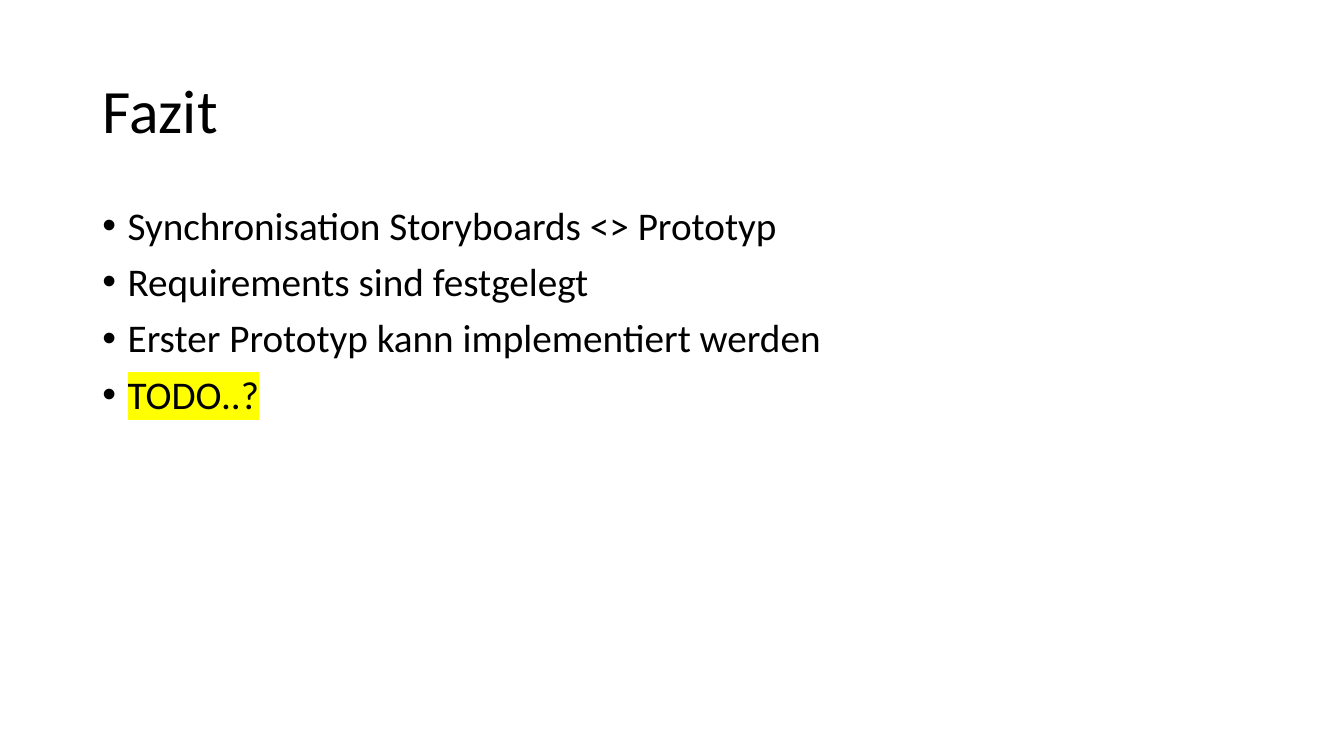
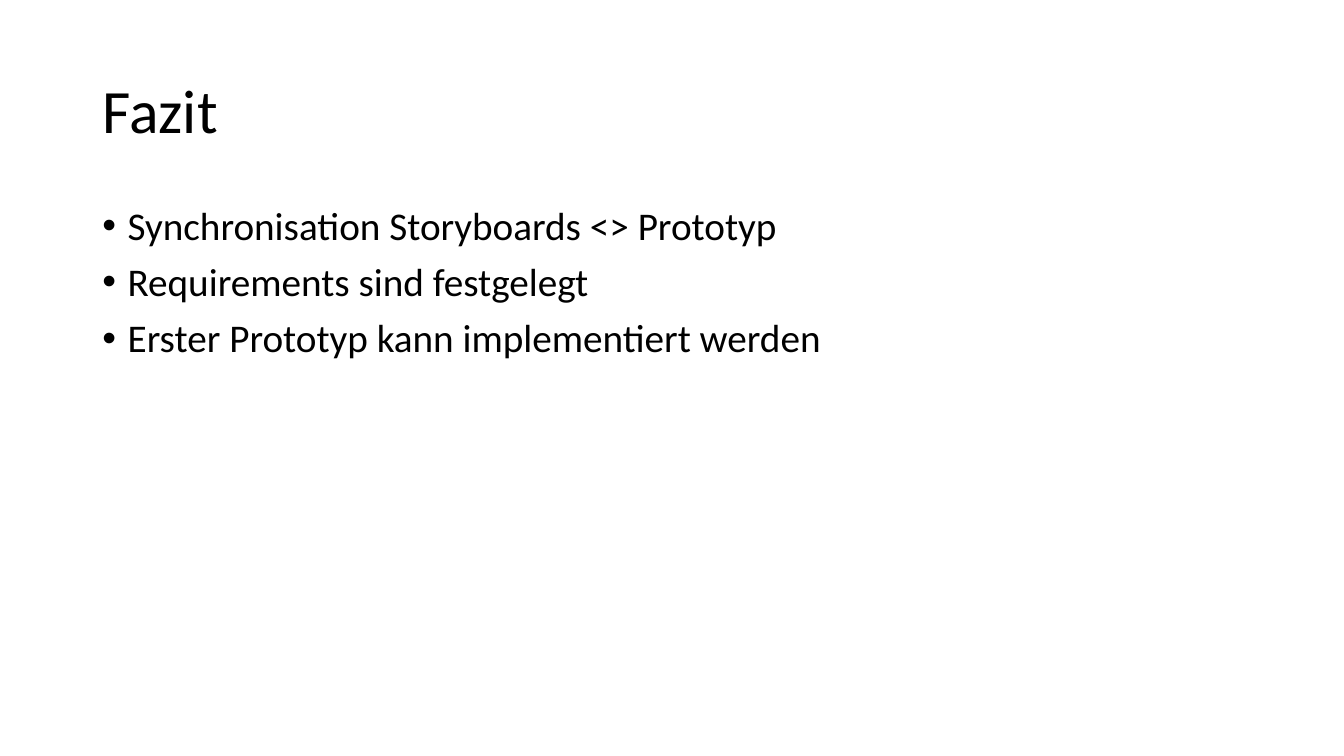
Before and after one commit to AdrianAulbach/CS1, a slide deck: slide 12 of docs/CS1/task03/Design Thinking/Präsentation Task3.pptx (slide 10 before the commit). Drawn at 1344x756 pixels with LibreOffice and Linux fonts; fonts in the diff are those of the drawing. Boxes give left, top, right and bottom in pixels: in the first picture for what was removed or moved away, otherwise in the second. Text is boxed around its words. In the diff, an @@ line names an element or a change of style, - is before the commit and + after.

```diff
--- a/docs/CS1/task03/Design Thinking/Präsentation Task3.pptx
+++ b/docs/CS1/task03/Design Thinking/Präsentation Task3.pptx
@@ text at <box>128,382,259,410</box>: paragraph removed @@
-• TODO..?
```
Also in this commit, not shown: 1 other slide changed, 2 slides added, 1 other file.
